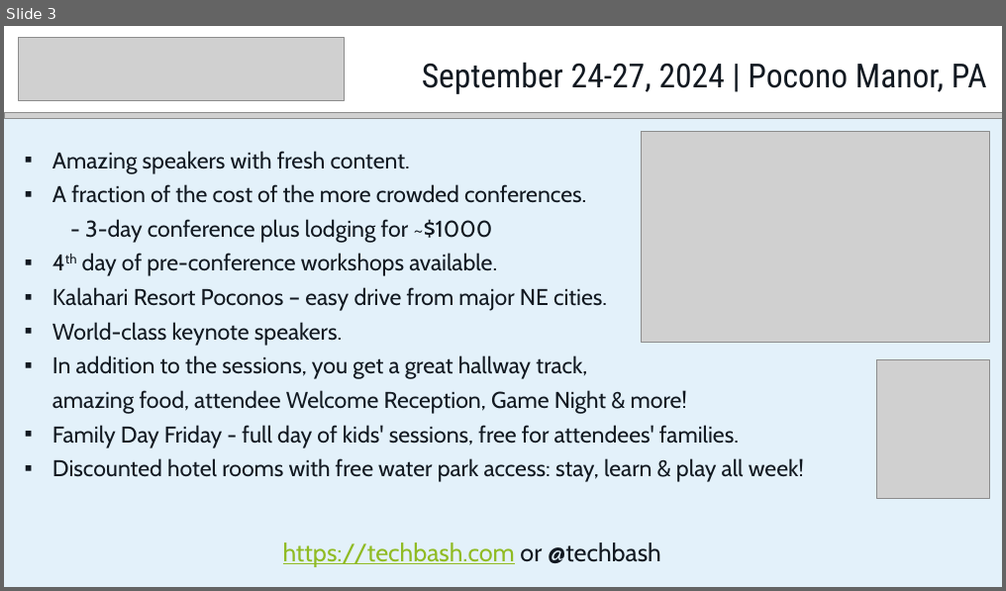
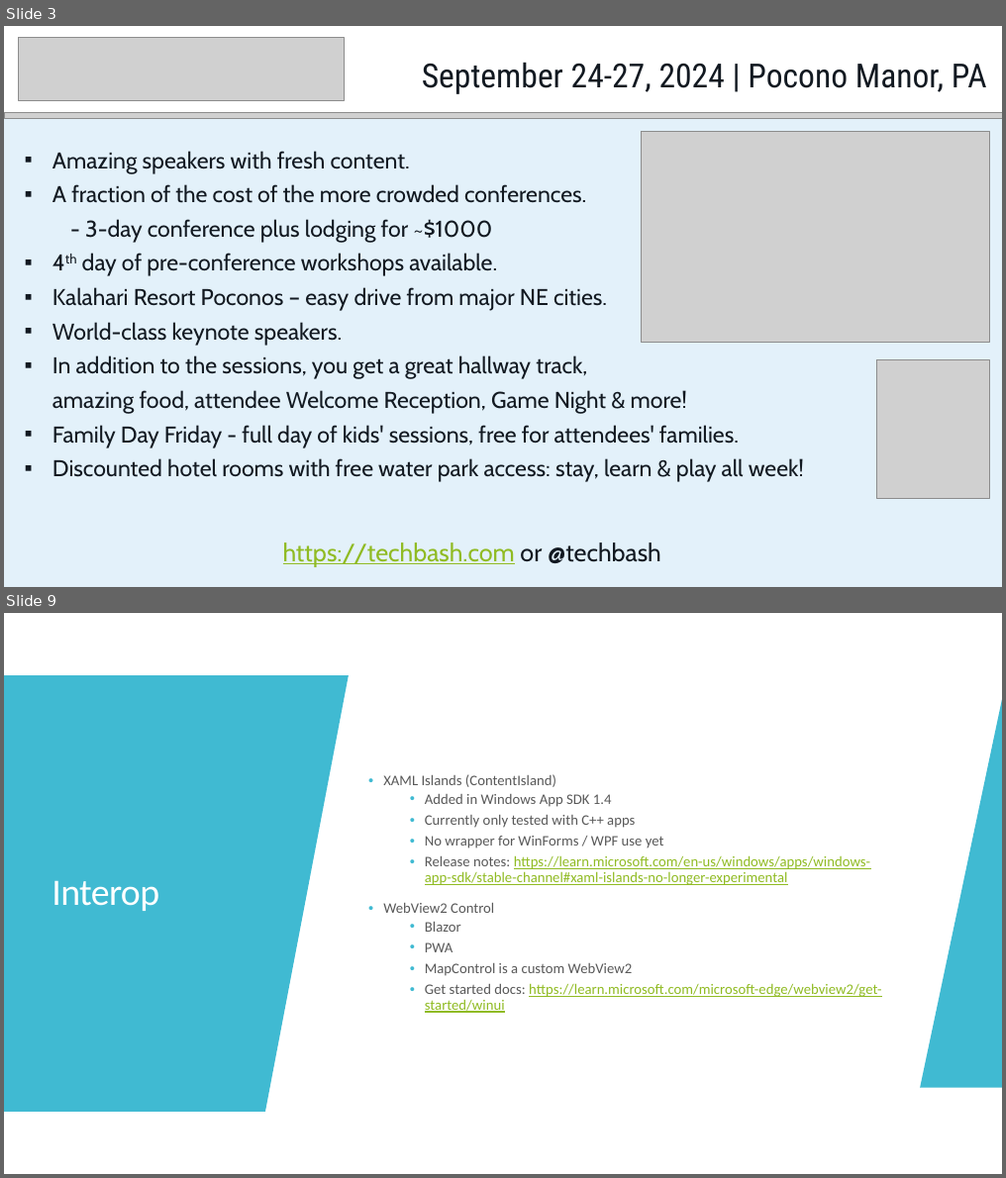
Before and after one commit to alvinashcraft/speaking, a slide deck: 2024/0320_BostonDotNetArch/GetStartedWithWinUI3.pptx. Shown one above the other, each under a label of ours: slide 3 before the commit, slides 3 and 9 after it; the slides between them are not shown. The pictures are 1006x591 and 1006x1178 pixels, drawn with LibreOffice and Linux fonts; fonts in the diff are those of the drawing; grey boxes stand for pictures. Boxes give left, top, right and bottom in pixels: in the first picture for what was removed or moved away, otherwise in the second. Text is boxed around its words. In the diff, an @@ line names an element or a change of style, - is before the commit and + after.

```diff
--- a/2024/0320_BostonDotNetArch/GetStartedWithWinUI3.pptx
+++ b/2024/0320_BostonDotNetArch/GetStartedWithWinUI3.pptx
@@ slide 9 added at (x1=4, y1=613, x2=1002, y2=1174), background #FFFFFF @@
@@ rectangle added at (x1=4, y1=613, x2=1002, y2=1174), fill #FFFFFF @@
@@ rectangle added at (x1=4, y1=675, x2=286, y2=1112), fill #40BAD2 @@
@@ freeform shape added at (x1=4, y1=675, x2=349, y2=1112), fill #40BAD2 @@
@@ freeform shape added at (x1=921, y1=700, x2=1002, y2=1088), fill #40BAD2 @@
@@ rectangle added at (x1=971, y1=675, x2=1002, y2=1112), fill #C8C8C8 at 50% opacity @@
@@ text added at (x1=383, y1=774, x2=881, y2=1013), 14 pt, text #595959 @@
+• XAML Islands (ContentIsland)
+  • Added in Windows App SDK 1.4
+  • Currently only tested with C++ apps
+  • No wrapper for WinForms / WPF use yet
+  • Release notes: https://learn.microsoft.com/en-us/windows/apps/windows-app-sdk/stable-channel#xaml-islands-no-longer-experimental
+• WebView2 Control
+  • Blazor
+  • PWA
+  • MapControl is a custom WebView2
+  • Get started docs: https://learn.microsoft.com/microsoft-edge/webview2/get-started/winui
@@ title added at (x1=52, y1=880, x2=159, y2=911), 36 pt, text #FFFFFF @@
+Interop
```
Also in this commit, not shown: 1 slide changed, 8 other slides added.
